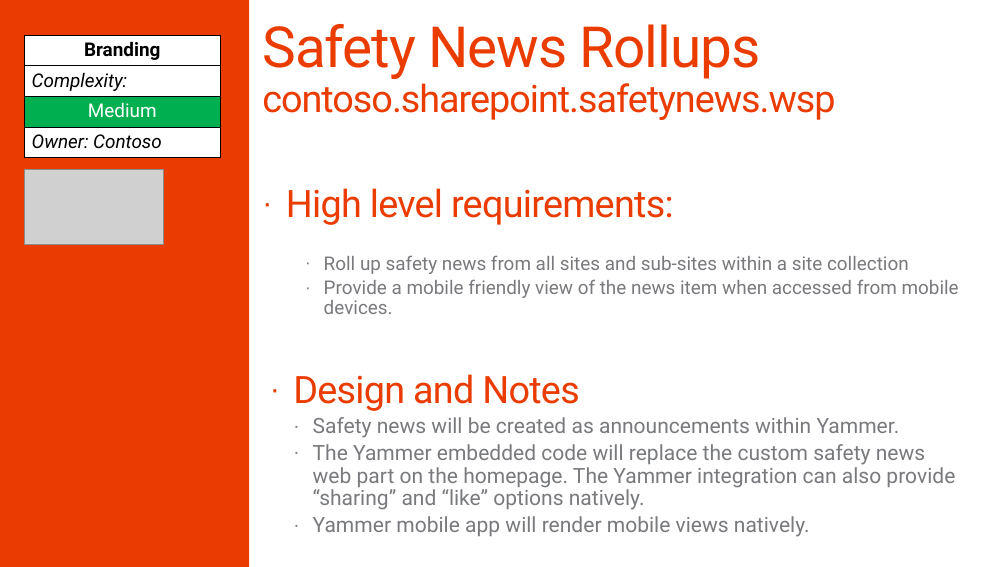
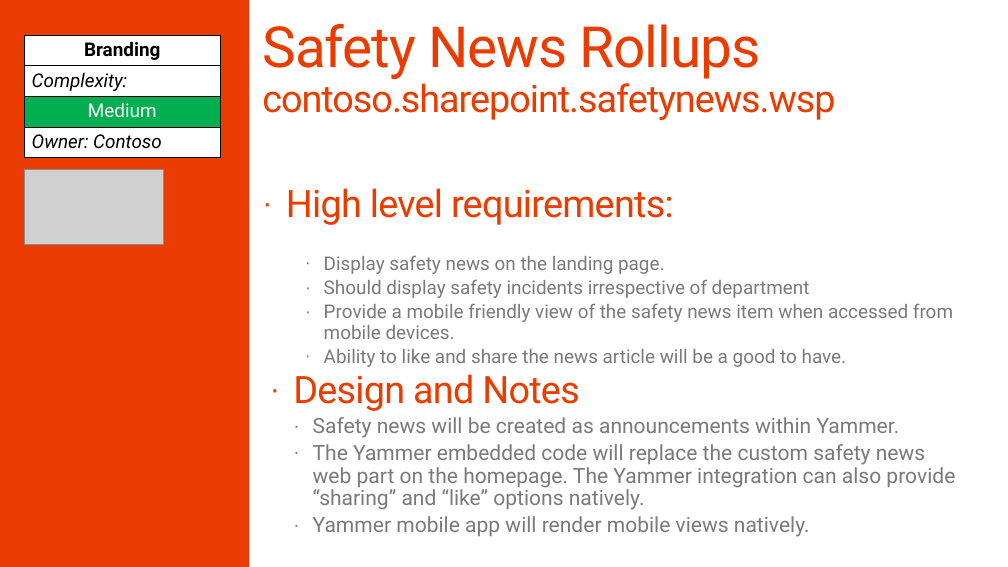
Before and after one commit to SharePoint/PnP-Guidance, a slide deck: slide 10 of PnP Transformation Process/Samples/PnP Transformation - Solution Design Report - Contoso.pptx. Drawn at 1008x567 pixels with LibreOffice and Linux fonts; fonts in the diff are those of the drawing; grey boxes stand for pictures; background and template pictures are left out. Boxes give left, top, right and bottom in pixels: in the first picture for what was removed or moved away, otherwise in the second. Text is boxed around its words. In the diff, an @@ line names an element or a change of style, - is before the commit and + after.

```diff
--- a/PnP Transformation Process/Samples/PnP Transformation - Solution Design Report - Contoso.pptx
+++ b/PnP Transformation Process/Samples/PnP Transformation - Solution Design Report - Contoso.pptx
@@ text at [324,255,953,367]: text changed @@
-    · Roll up safety news from all sites and sub-sites within a site collection
-    · Provide a mobile friendly view of the news item when accessed from mobile devices.
+    · Display safety news on the landing page.
+    · Should display safety incidents irrespective of department
+    · Provide a mobile friendly view of the safety news item when accessed from mobile devices.
+    · Ability to like and share the news article will be a good to have.
```
Also in this commit, not shown: 3 other slides changed, 1 slide added, 3 other files.
